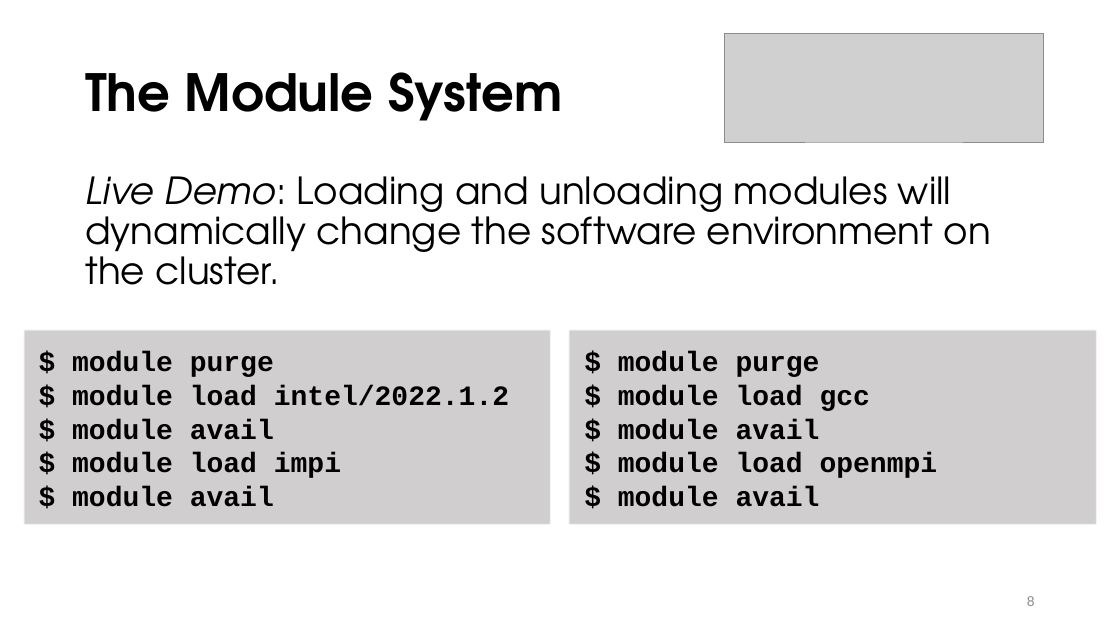
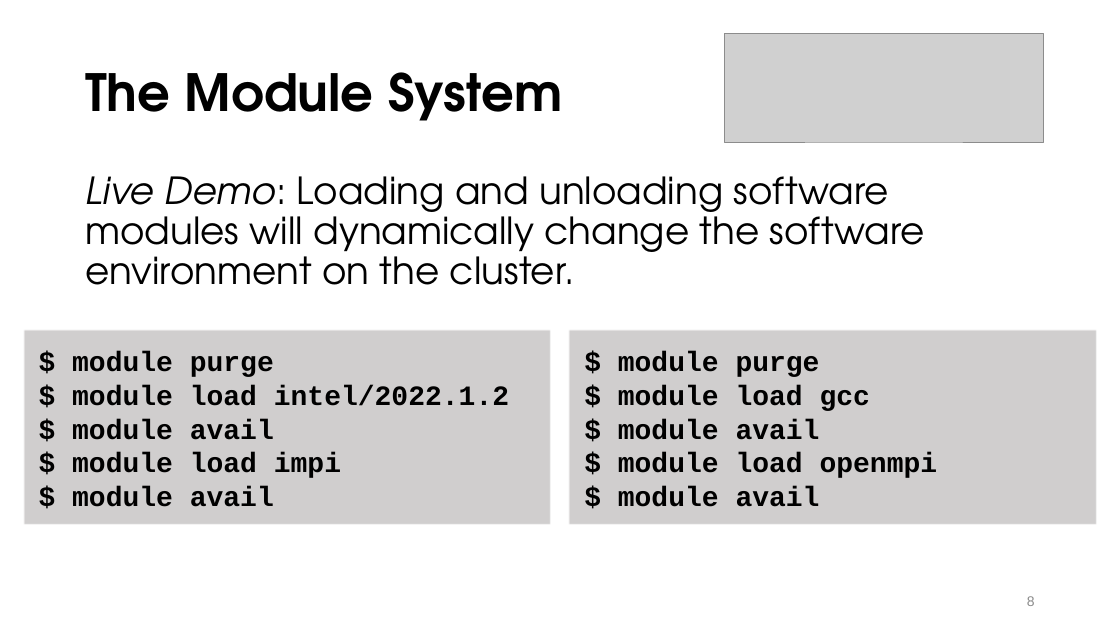
Before and after one commit to mohalkh5/hpc_fundamentals_micro_credential, a slide deck: slide 8 of installing_software/installing_software.pptx. Drawn at 1120x630 pixels with LibreOffice and Linux fonts; fonts in the diff are those of the drawing; grey boxes stand for pictures; background and template pictures are left out. Boxes give left, top, right and bottom in pixels: in the first picture for what was removed or moved away, otherwise in the second. Text is boxed around its words. In the diff, an @@ line names an element or a change of style, - is before the commit and + after.

Commit message:
Minor installing_software clarity tweaks

```diff
--- a/installing_software/installing_software.pptx
+++ b/installing_software/installing_software.pptx
@@ text at (85,176,925,285): text changed @@
-Live Demo: Loading and unloading modules will dynamically change the software environment on the cluster.
+Live Demo: Loading and unloading software modules will dynamically change the software environment on the cluster.
```
Also in this commit, not shown: 2 other slides changed, 1 other file.
